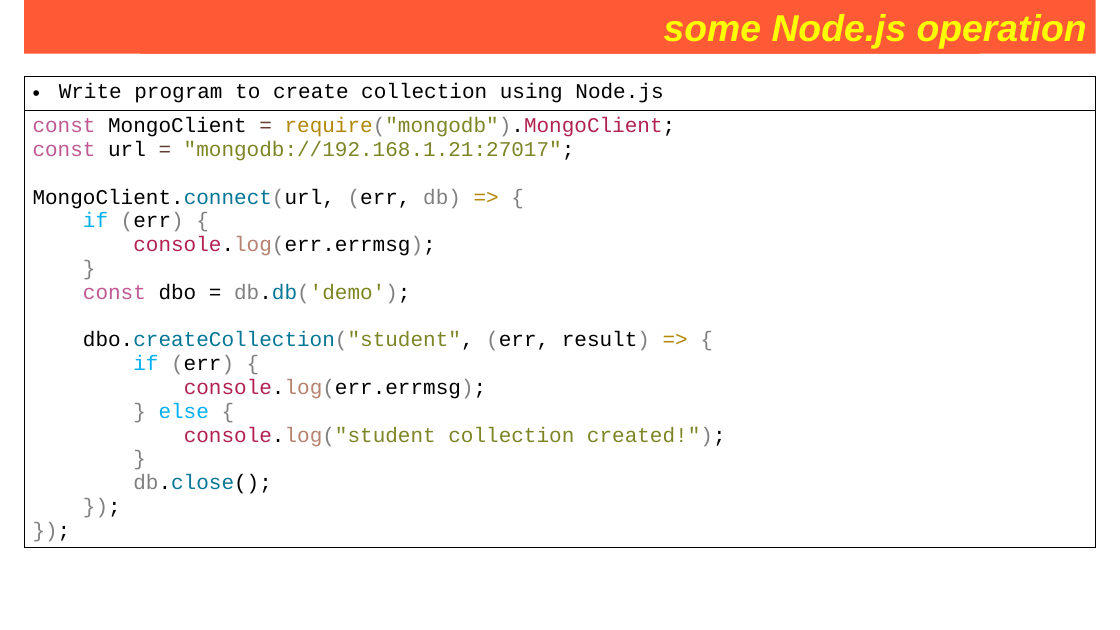
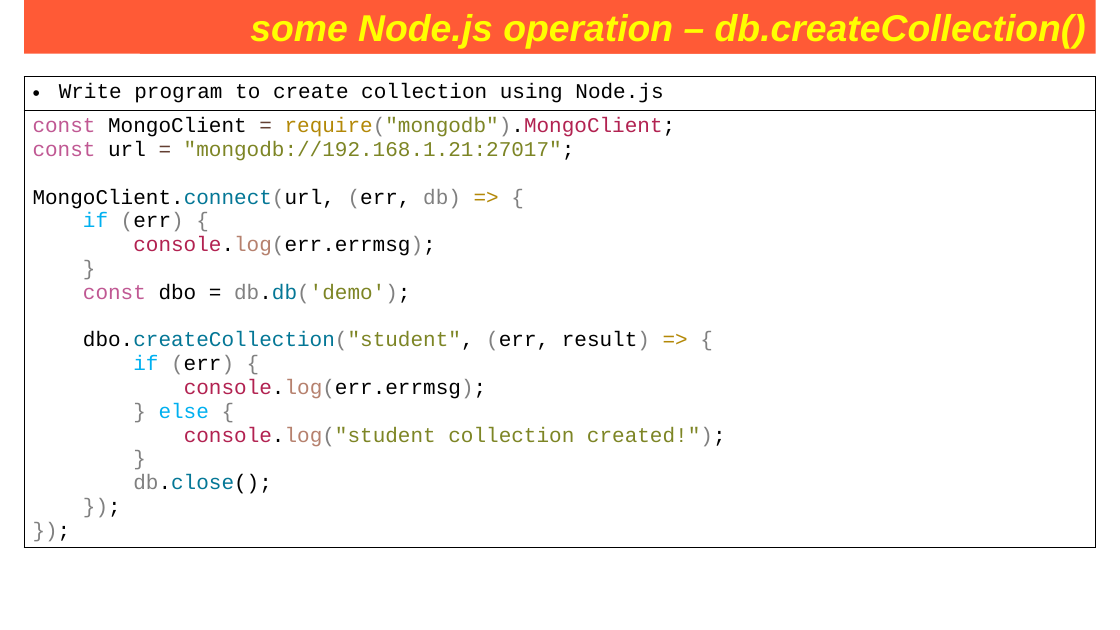
Before and after one commit to Saleel-Bagde/PPT-s, a slide deck: slide 248 of MongoDB PPT.pptx. Drawn at 1120x630 pixels with LibreOffice and Linux fonts; fonts in the diff are those of the drawing. Boxes give left, top, right and bottom in pixels: in the first picture for what was removed or moved away, otherwise in the second. Text is boxed around its words. In the diff, an @@ line names an element or a change of style, - is before the commit and + after.

```diff
--- a/MongoDB PPT.pptx
+++ b/MongoDB PPT.pptx
@@ text in rectangle at <box>303,14,1086,49</box>: text changed @@
-some Node.js operation
+some Node.js operation – db.createCollection()
```
Also in this commit, not shown: 6 other slides changed.
